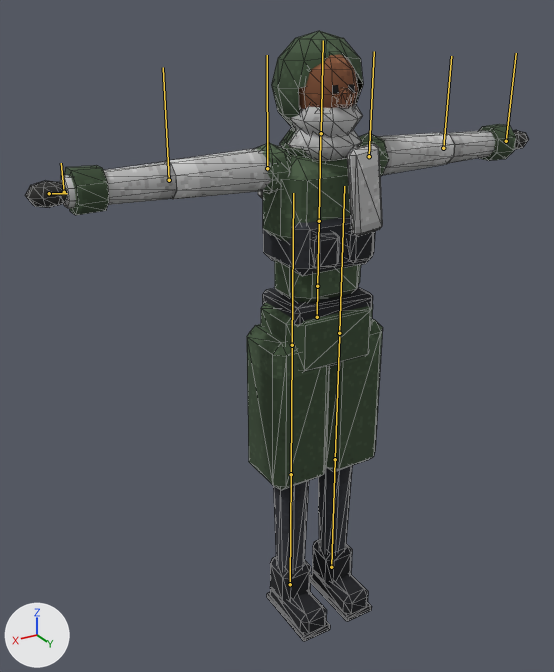
An edit to the glTF model assets/models/crew/marksman.glb, drawn before and after from the same camera.
Both versions are drawn from a camera (50 mm lens) standing at (1.218, 1.794, 1.94) and looking at (0.1, -0.069, 1.008). The axes (+X, +Y, +Z) are drawn at lower left. The lights are the same throughout. The first picture is the older version. The bones that bend it are drawn over the model as lines. Mesh edges are drawn as thin lines.

The first picture shows 'body'.
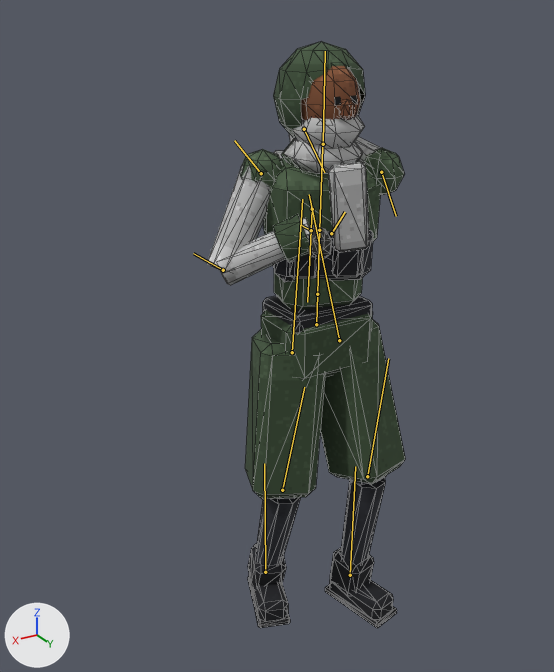
The newer file adds an action. The first version stands in its rest pose; the second is drawn at frame 48 of the action 'reload_smg'.

What differs and where, as boxes (x1, y1, x2, y2) in the pictures (554 x 672 px):
'body', posed (61% narrower): before (25, 31, 529, 641); after (207, 42, 405, 628)
bone 'hips', root to tip: before (317, 317) to (317, 286); after (316, 324) to (317, 294)
bone 'spine', root to tip: before (317, 286) to (319, 221); after (317, 294) to (319, 230)
bone 'chest', root to tip: before (319, 221) to (320, 136); after (319, 230) to (322, 147)
bone 'head', root to tip: before (321, 133) to (323, 40); after (323, 144) to (325, 51)
bone 'upper_arm_l', root to tip: before (369, 156) to (374, 51); after (381, 172) to (396, 216)
bone 'forearm_l', root to tip: before (443, 148) to (451, 56); after (304, 129) to (324, 172)
bone 'hand_l', root to tip: before (506, 141) to (516, 53); after (312, 209) to (307, 302)
bone 'upper_arm_r', root to tip: before (267, 168) to (267, 55); after (261, 173) to (234, 140)
bone 'forearm_r', root to tip: before (169, 180) to (163, 67); after (223, 270) to (193, 253)
bone 'hand_r', root to tip: before (64, 192) to (61, 163); after (311, 230) to (301, 225)
bone 'thigh_l', root to tip: before (339, 333) to (344, 186); after (339, 340) to (309, 194)
bone 'shin_l', root to tip: before (335, 459) to (339, 336); after (367, 476) to (388, 358)
bone 'foot_l', root to tip: before (331, 567) to (335, 459); after (350, 575) to (355, 466)
bone 'thigh_r', root to tip: before (292, 345) to (293, 193); after (292, 352) to (302, 199)
bone 'shin_r', root to tip: before (291, 474) to (292, 348); after (282, 490) to (304, 387)
bone 'foot_r', root to tip: before (290, 584) to (291, 474); after (265, 572) to (264, 463)

Patch to the scene script:
```diff
--- a/assets/models/crew/marksman.glb.py
+++ b/assets/models/crew/marksman.glb.py
@@ bone_hips @@
 bone_hips = bpy.data.objects['marksman'].pose.bones['hips']
-bone_hips.location = (0.0, 0.0, 0.0)
+bone_hips.location = (0.0, -0.025, 0.0)
@@ bone_spine @@
 bone_spine = bpy.data.objects['marksman'].pose.bones['spine']  # child of 'hips'
-bone_spine.rotation_quaternion = (1.0, 0.0, 0.0, 0.0)  # degrees (0, 0, 0)
+bone_spine.rotation_quaternion = (0.994, -0.014, -0.109, -0.002)  # degrees (-2, -13, 0)
@@ bone_chest @@
 bone_chest = bpy.data.objects['marksman'].pose.bones['chest']  # child of 'spine'
-bone_chest.rotation_quaternion = (1.0, 0.0, 0.0, 0.0)  # degrees (0, 0, 0)
+bone_chest.rotation_quaternion = (0.994, -0.021, -0.109, -0.002)  # degrees (-2, -12, 0)
@@ bone_head @@
 bone_head = bpy.data.objects['marksman'].pose.bones['head']  # child of 'chest'
-bone_head.rotation_quaternion = (1.0, 0.0, 0.0, 0.0)  # degrees (0, 0, 0)
+bone_head.rotation_quaternion = (0.976, 0.034, 0.216, 0.005)  # degrees (4, 25, 1)
@@ bone_upper_arm_l @@
 bone_upper_arm_l = bpy.data.objects['marksman'].pose.bones['upper_arm_l']  # child of 'chest'
-bone_upper_arm_l.rotation_quaternion = (1.0, 0.0, 0.0, 0.0)  # degrees (0, 0, 0)
+bone_upper_arm_l.rotation_quaternion = (0.026, -0.395, 0.405, 0.824)  # degrees (61, 42, -158)
@@ bone_forearm_l @@
 bone_forearm_l = bpy.data.objects['marksman'].pose.bones['forearm_l']  # child of 'upper_arm_l'
-bone_forearm_l.rotation_quaternion = (1.0, 0.0, 0.0, 0.0)  # degrees (0, 0, 0)
+bone_forearm_l.rotation_quaternion = (0.396, 0.0, -0.918, 0.0)  # degrees (0, -133, 0)
@@ bone_hand_l @@
 bone_hand_l = bpy.data.objects['marksman'].pose.bones['hand_l']  # child of 'forearm_l'
-bone_hand_l.rotation_quaternion = (1.0, 0.0, 0.0, 0.0)  # degrees (0, 0, 0)
+bone_hand_l.rotation_quaternion = (0.844, 0.219, -0.127, 0.473)  # degrees (16, -25, 55)
@@ bone_upper_arm_r @@
 bone_upper_arm_r = bpy.data.objects['marksman'].pose.bones['upper_arm_r']  # child of 'chest'
-bone_upper_arm_r.rotation_quaternion = (1.0, 0.0, 0.0, 0.0)  # degrees (0, 0, 0)
+bone_upper_arm_r.rotation_quaternion = (0.766, -0.335, 0.408, -0.368)  # degrees (-61, 22, -65)
@@ bone_forearm_r @@
 bone_forearm_r = bpy.data.objects['marksman'].pose.bones['forearm_r']  # child of 'upper_arm_r'
-bone_forearm_r.rotation_quaternion = (1.0, 0.0, 0.0, 0.0)  # degrees (0, 0, 0)
+bone_forearm_r.rotation_quaternion = (0.39, 0.0, 0.921, 0.0)  # degrees (0, 134, 0)
@@ bone_hand_r @@
 bone_hand_r = bpy.data.objects['marksman'].pose.bones['hand_r']  # child of 'forearm_r'
-bone_hand_r.rotation_quaternion = (1.0, 0.0, 0.0, 0.0)  # degrees (0, 0, 0)
+bone_hand_r.rotation_quaternion = (0.751, 0.026, -0.648, 0.125)  # degrees (-38, -78, 50)
@@ bone_thigh_l @@
 bone_thigh_l = bpy.data.objects['marksman'].pose.bones['thigh_l']  # child of 'hips'
-bone_thigh_l.rotation_quaternion = (1.0, 0.0, 0.0, 0.0)  # degrees (0, 0, 0)
+bone_thigh_l.rotation_quaternion = (0.983, 0.148, 0.102, -0.025)  # degrees (17, 12, -1)
@@ bone_shin_l @@
 bone_shin_l = bpy.data.objects['marksman'].pose.bones['shin_l']  # child of 'thigh_l'
-bone_shin_l.rotation_quaternion = (1.0, 0.0, 0.0, 0.0)  # degrees (0, 0, 0)
+bone_shin_l.rotation_quaternion = (0.976, -0.217, 0.0, 0.0)  # degrees (-25, 0, 0)
@@ bone_foot_l @@
 bone_foot_l = bpy.data.objects['marksman'].pose.bones['foot_l']  # child of 'shin_l'
-bone_foot_l.rotation_quaternion = (1.0, 0.0, 0.0, 0.0)  # degrees (0, 0, 0)
+bone_foot_l.rotation_quaternion = (0.998, 0.068, -0.001, 0.01)  # degrees (8, 0, 1)
@@ bone_thigh_r @@
 bone_thigh_r = bpy.data.objects['marksman'].pose.bones['thigh_r']  # child of 'hips'
-bone_thigh_r.rotation_quaternion = (1.0, 0.0, 0.0, 0.0)  # degrees (0, 0, 0)
+bone_thigh_r.rotation_quaternion = (0.983, 0.047, -0.171, 0.05)  # degrees (5, -20, 5)
@@ bone_shin_r @@
 bone_shin_r = bpy.data.objects['marksman'].pose.bones['shin_r']  # child of 'thigh_r'
-bone_shin_r.rotation_quaternion = (1.0, 0.0, 0.0, 0.0)  # degrees (0, 0, 0)
+bone_shin_r.rotation_quaternion = (0.98, -0.2, 0.0, 0.0)  # degrees (-23, 0, 0)
@@ bone_foot_r @@
 bone_foot_r = bpy.data.objects['marksman'].pose.bones['foot_r']  # child of 'shin_r'
-bone_foot_r.rotation_quaternion = (1.0, 0.0, 0.0, 0.0)  # degrees (0, 0, 0)
+bone_foot_r.rotation_quaternion = (0.988, 0.146, 0.006, -0.041)  # degrees (17, 1, -5)
```
